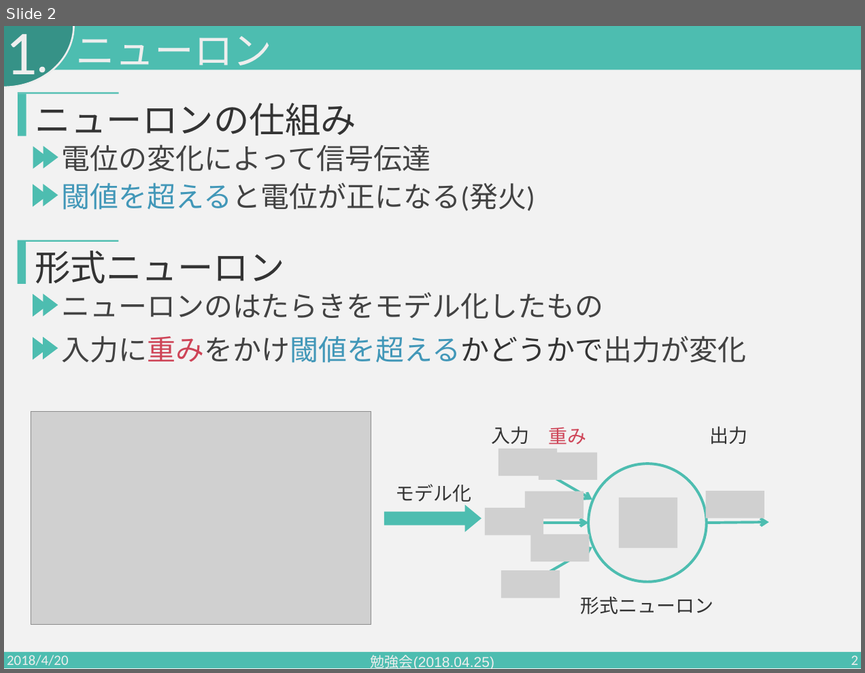
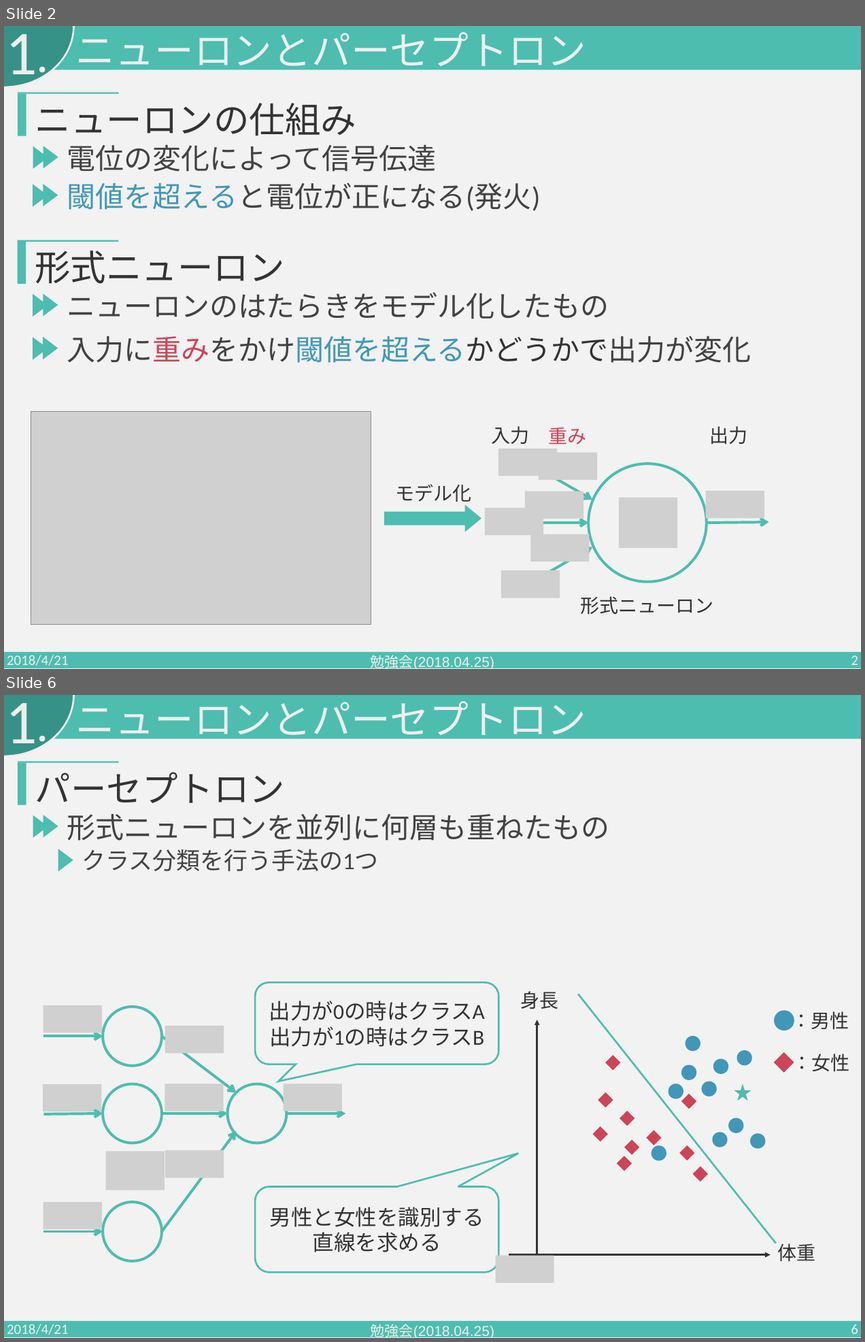
Before and after one commit to PajamaDrive/lab-study, a slide deck: 勉強会2018.04.25.pptx. Shown one above the other, each under a label of ours: slide 2 before the commit, slides 2 and 6 after it; the slides between them are not shown. The pictures are 865x673 and 865x1342 pixels, drawn with LibreOffice and Linux fonts; fonts in the diff are those of the drawing; grey boxes stand for pictures. Boxes give left, top, right and bottom in pixels: in the first picture for what was removed or moved away, otherwise in the second. Text is boxed around its words. In the diff, an @@ line names an element or a change of style, - is before the commit and + after.

```diff
--- a/勉強会2018.04.25.pptx
+++ b/勉強会2018.04.25.pptx
@@ slide 6 added at box(4, 695, 861, 1338), background #F2F2F2; not listed: 4 template elements that a slide beside it also shows @@
@@ text added at box(6, 703, 37, 758), 105 pt, text #EEEEEE @@
+1
@@ text added at box(76, 701, 587, 745), 66 pt, text #EEEEEE @@
+ニューロンとパーセプトロン
@@ rectangle added at box(18, 763, 26, 805), fill #4DBDB0 @@
@@ rectangle added at box(18, 762, 119, 763), fill #4DBDB0 @@
@@ text added at box(35, 772, 286, 803), 60 pt, text #333333 @@
+パーセプトロン
@@ triangle added at box(33, 815, 48, 838), fill #4DBDB0 @@
@@ triangle added at box(43, 815, 58, 837), fill #4DBDB0 @@
@@ text added at box(67, 814, 610, 841), 48 pt, text #424242 @@
+形式ニューロンを並列に何層も重ねたもの
@@ triangle added at box(58, 849, 73, 872), fill #4DBDB0 @@
@@ text added at box(82, 849, 379, 871), 40 pt, text #424242 @@
+クラス分類を行う手法の1つ
@@ rounded speech box added at box(255, 983, 499, 1064), outline #4DBDB0 3 pt, 36 pt, text #333333 @@
+出力が0の時はクラスA
+出力が1の時はクラスB
@@ line added from (578, 994) to (776, 1243), #4DBDB0 3 pt @@
@@ star added at box(735, 1085, 750, 1100), fill #4DBDB0, outline #4DBDB0 1 pt @@
@@ group added at box(496, 991, 850, 1283): 11 ellipses, 11 diamonds, 4 texts, 2 arrows, 1 picture @@
+：男性
+：女性
+身長
+体重
@@ group added at box(43, 1005, 345, 1261): 8 pictures, 7 arrows, 4 ellipses @@
@@ rounded speech box added at box(255, 1187, 499, 1272), outline #4DBDB0 3 pt, 36 pt, text #333333 @@
+男性と女性を識別する
+直線を求める
@@ text added at box(7, 1323, 69, 1338), 24 pt, text #EEEEEE @@
+2018/4/21
@@ text added at box(371, 1323, 494, 1338), 24 pt, text #EEEEEE @@
+勉強会(2018.04.25)
@@ page number added at box(851, 1324, 858, 1338), 24 pt, text #EEEEEE @@
+6
@@ slide 2 changed as well @@
@@ text at box(76, 32, 587, 76): text changed @@
-ニューロン
+ニューロンとパーセプトロン
@@ text "電位の変化によって信号伝達": place and size @@
-text "電位の変化によって信号伝達" at box(62, 144, 431, 172)
+text "電位の変化によって信号伝達" at box(67, 144, 436, 172)
@@ 3 texts: place and size @@
-3 texts at box(62, 182, 747, 363)
+3 texts at box(67, 182, 751, 363)
@@ text at box(7, 654, 69, 669): text changed @@
-2018/4/20
+2018/4/21
```
Also in this commit, not shown: 3 other slides changed, 6 other slides added.
